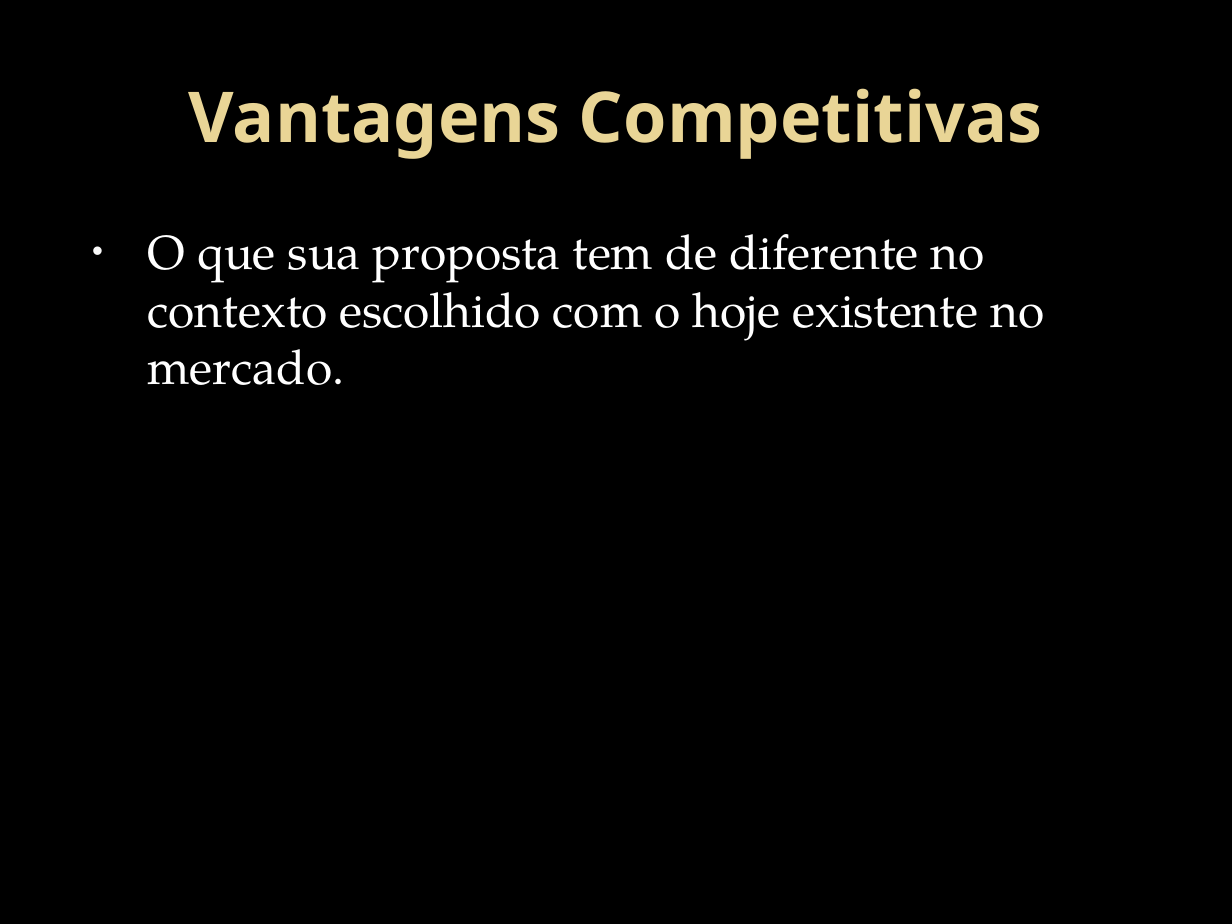
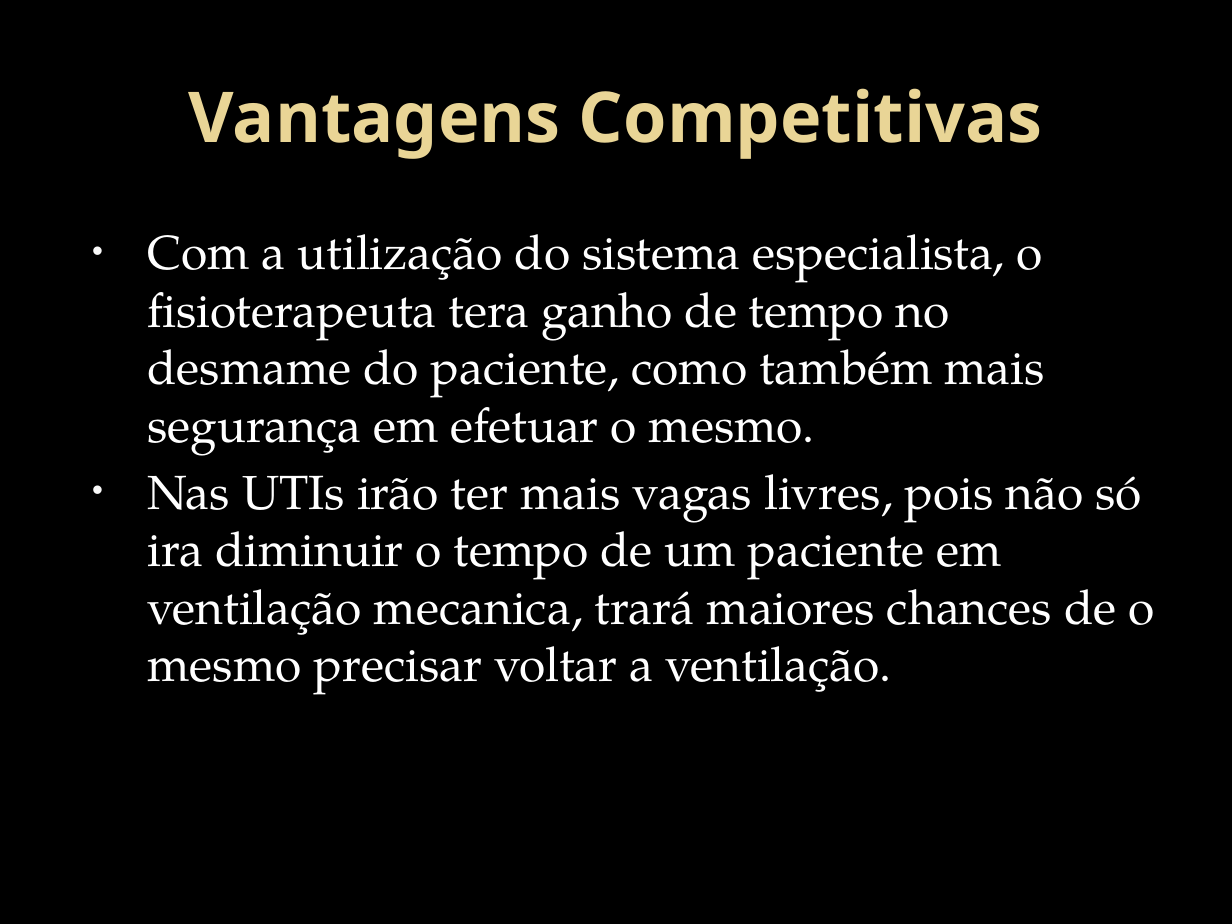
Before and after one commit to HamiltonSantos/FisioDiag, a slide deck: slide 7 of Proposta/ApresentacaoProposta.pptx. Drawn at 1232x924 pixels with LibreOffice and Linux fonts; fonts in the diff are those of the drawing; background and template pictures are left out. Boxes give left, top, right and bottom in pixels: in the first picture for what was removed or moved away, otherwise in the second. Text is boxed around its words. In the diff, an @@ line names an element or a change of style, - is before the commit and + after.

Commit message:
Atualizações
Atualizado readme com links
atualizado pptx da proposta
ideia de um novo DER

```diff
--- a/Proposta/ApresentacaoProposta.pptx
+++ b/Proposta/ApresentacaoProposta.pptx
@@ text at box(148, 234, 1154, 695): text changed @@
-• O que sua proposta tem de diferente no contexto escolhido com o hoje existente no mercado.
+• Com a utilização do sistema especialista, o fisioterapeuta tera ganho de tempo no desmame do paciente, como também mais segurança em efetuar o mesmo.
+• Nas UTIs irão ter mais vagas livres, pois não só ira diminuir o tempo de um paciente em ventilação mecanica, trará maiores chances de o mesmo precisar voltar a ventilação.
```
Also in this commit, not shown: 1 other slide changed, 2 other files.
